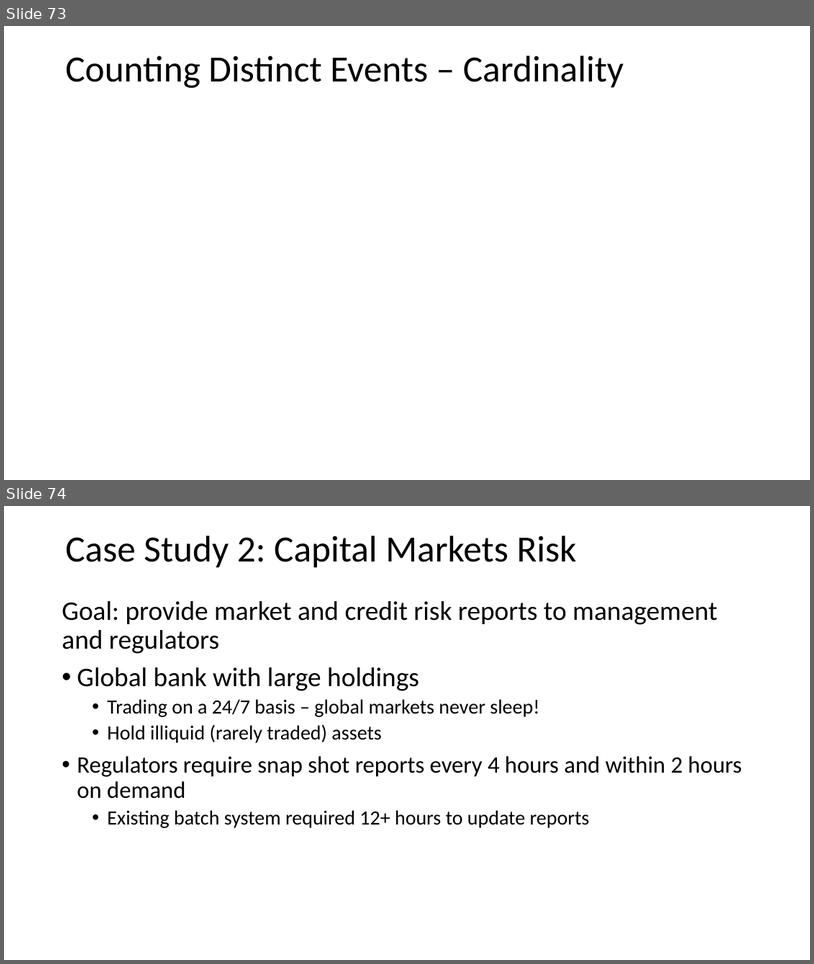
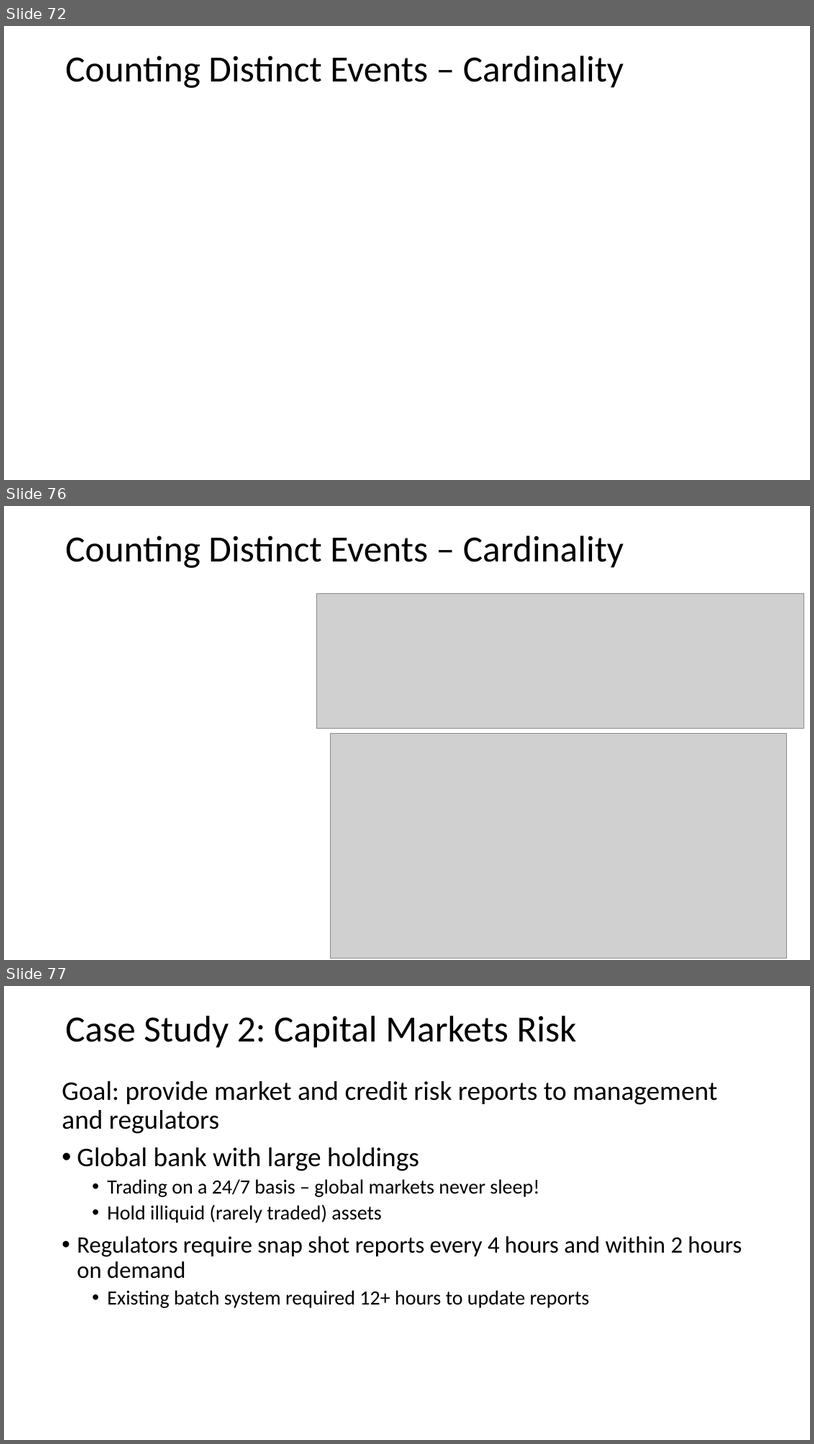
Before and after one commit to StephenElston/CSCI-E-108, a slide deck: slides/3_StreamingAnalytics.pptx. Shown one above the other, each under a label of ours: slides 73 and 74 before the commit, slides 72, 76 and 77 after it; the slides between them are not shown. The pictures are 814x964 and 814x1444 pixels, drawn with LibreOffice and Linux fonts; fonts in the diff are those of the drawing; grey boxes stand for pictures. Boxes give left, top, right and bottom in pixels: in the first picture for what was removed or moved away, otherwise in the second. Text is boxed around its words. In the diff, an @@ line names an element or a change of style, - is before the commit and + after.

```diff
--- a/slides/3_StreamingAnalytics.pptx
+++ b/slides/3_StreamingAnalytics.pptx
@@ slide 76 added at (4,506,810,960), background #FFFFFF @@
@@ text added at (65,536,624,568), 44 pt, text #000000 @@
+Counting Distinct Events – Cardinality
@@ picture added at (316,594,805,728) @@
@@ picture added at (331,733,787,958) @@
@@ what was slide 73 is now slide 72 @@
@@ what was slide 74 is now slide 77 @@
```
Also in this commit, not shown: 1 slide changed, 2 other slides added.
